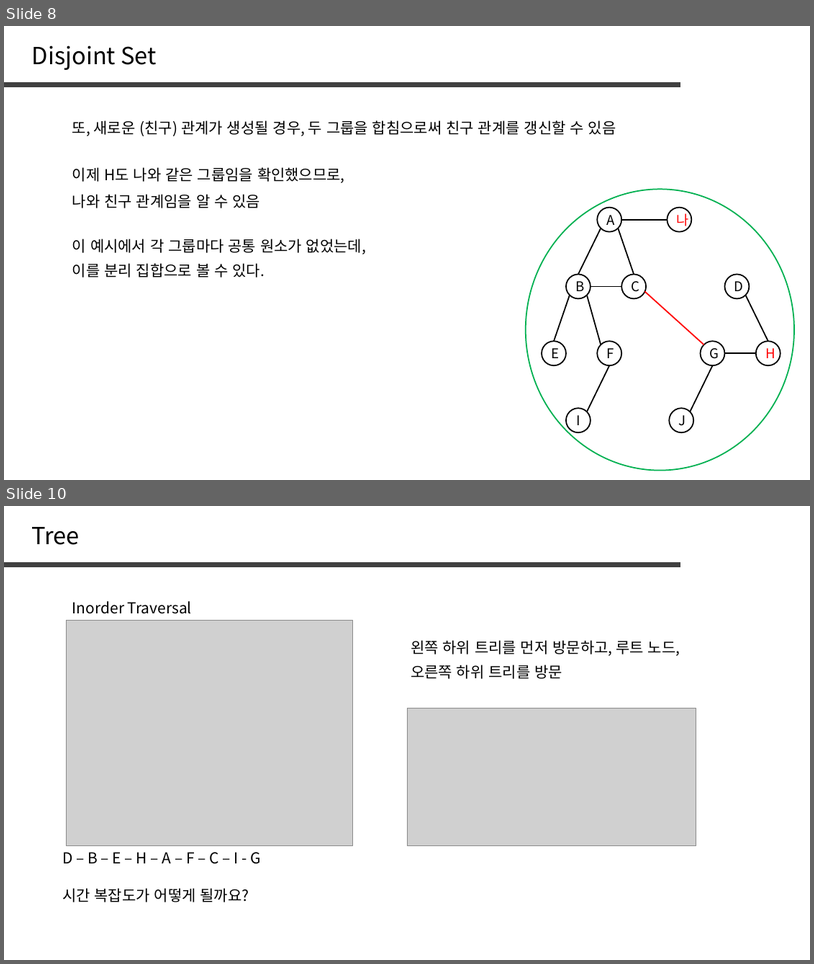
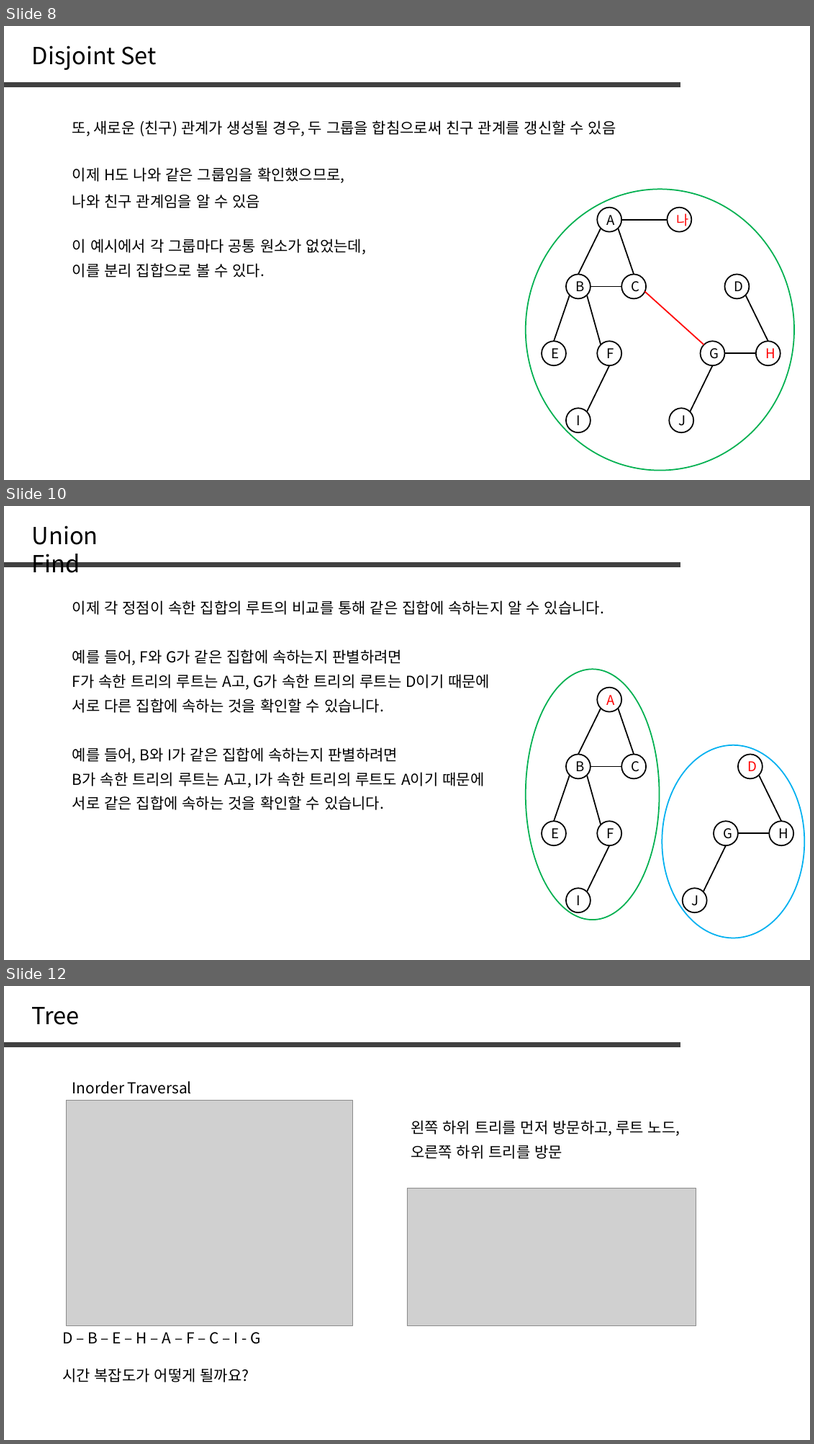
Before and after one commit to jaehoo1/PS-study, a slide deck: study/10_Disjoint Set.pptx. Shown one above the other, each under a label of ours: slides 8 and 10 before the commit, slides 8, 10 and 12 after it; the slides between them are not shown. The pictures are 814x964 and 814x1444 pixels, drawn with LibreOffice and Linux fonts; fonts in the diff are those of the drawing; grey boxes stand for pictures. Boxes give left, top, right and bottom in pixels: in the first picture for what was removed or moved away, otherwise in the second. Text is boxed around its words. In the diff, an @@ line names an element or a change of style, - is before the commit and + after.

```diff
--- a/study/10_Disjoint Set.pptx
+++ b/study/10_Disjoint Set.pptx
@@ slide 10 added at (x1=4, y1=506, x2=810, y2=960), background #FFFFFF @@
@@ text added at (x1=32, y1=525, x2=98, y2=573), 28 pt, text #000000 @@
+Union Find
@@ line added from (4, 565) to (682, 565), #404040 6 pt @@
@@ text added at (x1=72, y1=600, x2=604, y2=615), 18 pt, text #000000 @@
+이제 각 정점이 속한 집합의 루트의 비교를 통해 같은 집합에 속하는지 알 수 있습니다.
@@ text added at (x1=72, y1=649, x2=403, y2=665), 18 pt, text #000000 @@
+예를 들어, F와 G가 같은 집합에 속하는지 판별하려면
@@ text added at (x1=72, y1=674, x2=490, y2=690), 18 pt, text #000000 @@
+F가 속한 트리의 루트는 A고, G가 속한 트리의 루트는 D이기 때문에
@@ ellipse added at (x1=526, y1=669, x2=660, y2=919), outline #00B050 1.5 pt @@
@@ text added at (x1=72, y1=698, x2=384, y2=713), 18 pt, text #000000 @@
+서로 다른 집합에 속하는 것을 확인할 수 있습니다.
@@ ellipse added at (x1=597, y1=687, x2=622, y2=712), outline #000000 1.5 pt, 16 pt, text #FF0000 @@
+A
@@ line added from (579, 754) to (601, 708), #000000 1.5 pt @@
@@ line added from (634, 754) to (619, 708), #000000 1.5 pt @@
@@ text added at (x1=72, y1=747, x2=398, y2=763), 18 pt, text #000000 @@
+예를 들어, B와 I가 같은 집합에 속하는지 판별하려면
@@ ellipse added at (x1=566, y1=754, x2=591, y2=778), outline #000000 1.5 pt, 16 pt, text #000000 @@
+B
@@ ellipse added at (x1=622, y1=754, x2=646, y2=778), outline #000000 1.5 pt, 16 pt, text #000000 @@
+C
@@ ellipse added at (x1=663, y1=745, x2=805, y2=938), outline #00B0F0 1.5 pt @@
@@ ellipse added at (x1=738, y1=754, x2=763, y2=778), outline #000000 1.5 pt, 16 pt, text #FF0000 @@
+D
@@ text added at (x1=72, y1=772, x2=484, y2=788), 18 pt, text #000000 @@
+B가 속한 트리의 루트는 A고, I가 속한 트리의 루트도 A이기 때문에
@@ line added from (555, 821) to (570, 775), #000000 1.5 pt @@
@@ line added from (601, 824) to (587, 775), #000000 1.5 pt @@
@@ line added from (591, 766) to (622, 766), #000000 1.5 pt @@
@@ line added from (759, 775) to (782, 821), #000000 1.5 pt @@
@@ text added at (x1=72, y1=795, x2=384, y2=810), 18 pt, text #000000 @@
+서로 같은 집합에 속하는 것을 확인할 수 있습니다.
@@ ellipse added at (x1=542, y1=821, x2=566, y2=845), outline #000000 1.5 pt, 16 pt, text #000000 @@
+E
@@ ellipse added at (x1=597, y1=821, x2=622, y2=845), outline #000000 1.5 pt, 16 pt, text #000000 @@
+F
@@ ellipse added at (x1=714, y1=821, x2=738, y2=845), outline #000000 1.5 pt, 16 pt, text #000000 @@
+G
@@ ellipse added at (x1=770, y1=821, x2=794, y2=845), outline #000000 1.5 pt, 16 pt, text #000000 @@
+H
@@ line added from (587, 891) to (610, 845), #000000 1.5 pt @@
@@ line added from (704, 891) to (726, 845), #000000 1.5 pt @@
@@ line added from (738, 834) to (770, 834), #000000 1.5 pt @@
@@ ellipse added at (x1=566, y1=888, x2=591, y2=912), outline #000000 1.5 pt, 16 pt, text #000000 @@
+I
@@ ellipse added at (x1=683, y1=888, x2=707, y2=912), outline #000000 1.5 pt, 16 pt, text #000000 @@
+J
@@ what was slide 10 is now slide 12 @@
```
Also in this commit, not shown: 1 slide changed, 1 other slide added.
